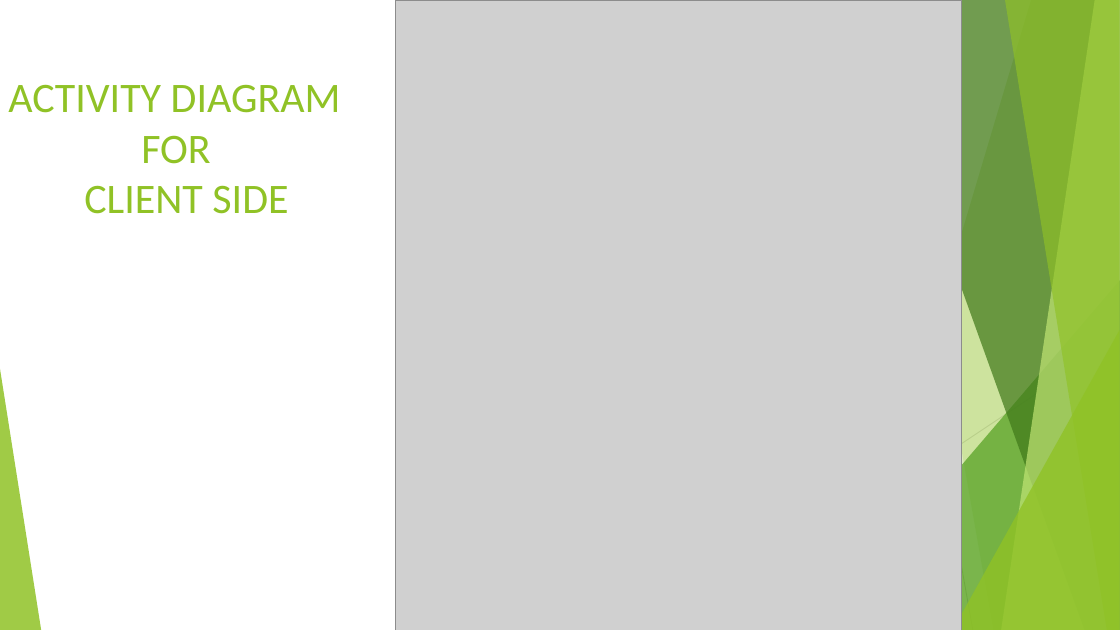
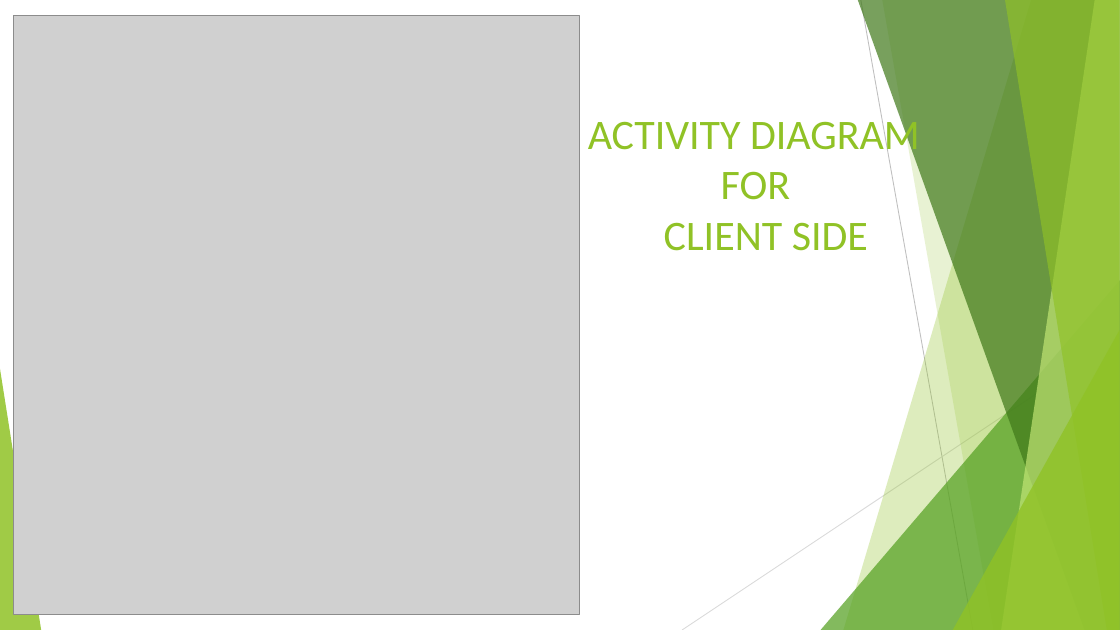
Before and after one commit to pskr0/Railticket, a slide deck: slide 8 of static/files/ppt.pptx. Drawn at 1120x630 pixels with LibreOffice and Linux fonts; fonts in the diff are those of the drawing; grey boxes stand for pictures. Boxes give left, top, right and bottom in pixels: in the first picture for what was removed or moved away, otherwise in the second. Text is boxed around its words. In the diff, an @@ line names an element or a change of style, - is before the commit and + after.

```diff
--- a/static/files/ppt.pptx
+++ b/static/files/ppt.pptx
@@ picture: place and size @@
-picture at box(396, 0, 962, 630)
+picture at box(13, 16, 580, 614)
@@ title "ACTIVITY DIAGRAM FOR CLIENT SIDE" rewrapped from box(8, 84, 341, 214) to box(588, 114, 920, 251) @@
```
Also in this commit, not shown: 7 other slides changed, 1 other file.
